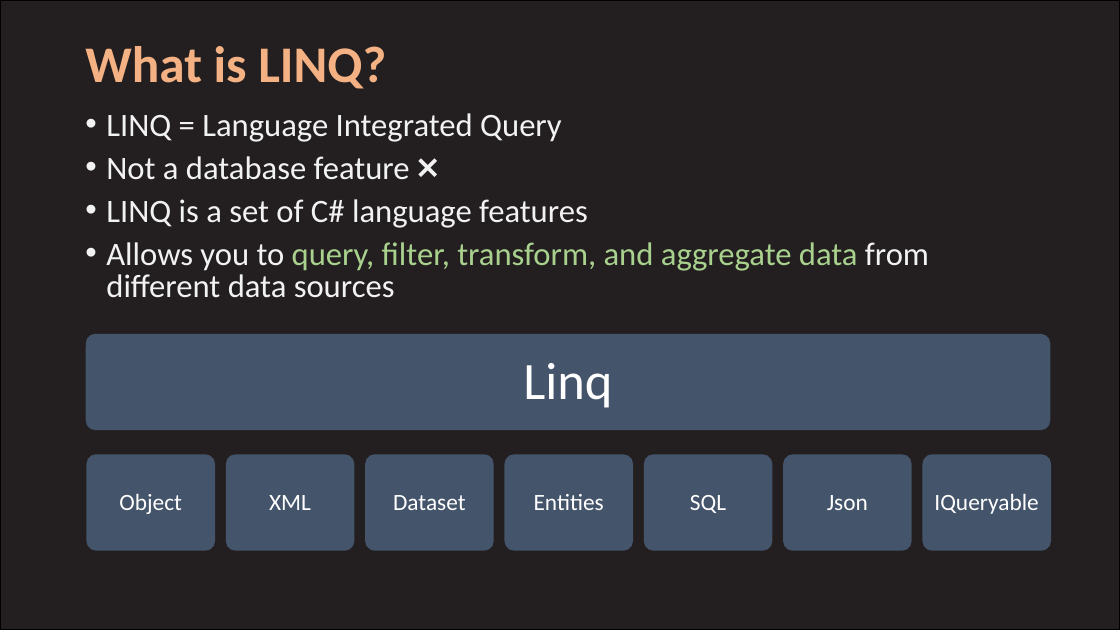
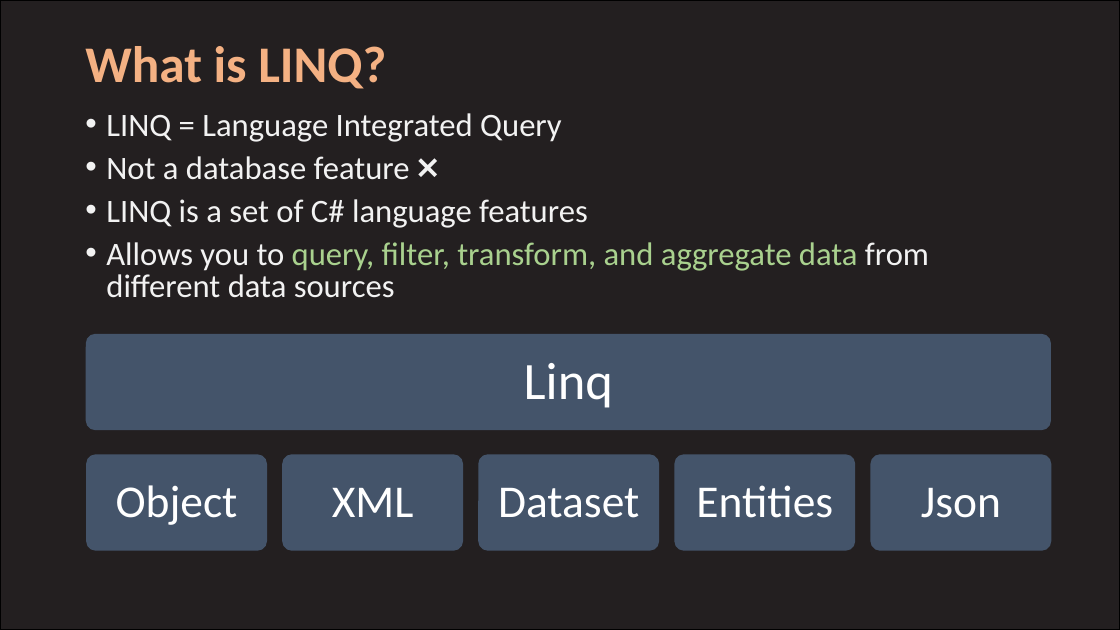
Before and after one commit to karthik9728/Linq, a slide deck: slide 3 of Linq.pptx. Drawn at 1120x630 pixels with LibreOffice and Linux fonts; fonts in the diff are those of the drawing. Boxes give left, top, right and bottom in pixels: in the first picture for what was removed or moved away, otherwise in the second. Text is boxed around its words. In the diff, an @@ line names an element or a change of style, - is before the commit and + after.

```diff
--- a/Linq.pptx
+++ b/Linq.pptx
@@ rounded rectangle: place and size @@
-rounded rectangle at [87,455,215,551]
+rounded rectangle at [87,455,267,551]
@@ rounded rectangle: place and size @@
-rounded rectangle at [365,455,494,551]
+rounded rectangle at [282,455,463,551]
@@ text "XML": place and size @@
-text "XML" at [269,495,311,510]
+text "XML" at [332,488,414,517]
@@ rounded rectangle: place and size @@
-rounded rectangle at [505,455,634,551]
+rounded rectangle at [478,455,659,551]
@@ text "Dataset": place and size @@
-text "Dataset" at [393,495,466,510]
+text "Dataset" at [498,488,639,518]
@@ rounded rectangle: place and size @@
-rounded rectangle at [644,455,772,551]
+rounded rectangle at [675,455,855,551]
@@ size 20 to 39 pt; more space between paragraphs in 5 elements at [116,485,238,525], [332,488,414,517], [921,488,1001,518], [498,488,639,518], [696,485,833,518] @@
@@ text "Entities": place and size @@
-text "Entities" at [534,494,604,510]
+text "Entities" at [696,485,833,518]
@@ rounded rectangle: place and size @@
-rounded rectangle at [923,455,1051,551]
+rounded rectangle at [870,455,1051,551]
@@ text "Json": place and size @@
-text "Json" at [827,495,868,510]
+text "Json" at [921,488,1001,518]
@@ group removed at [226,455,1038,551]: 2 rounded rectangles, 2 texts @@
-SQL
-IQueryable
```
Also in this commit, not shown: 2 other slides changed, 1 slide added, 5 other files.
